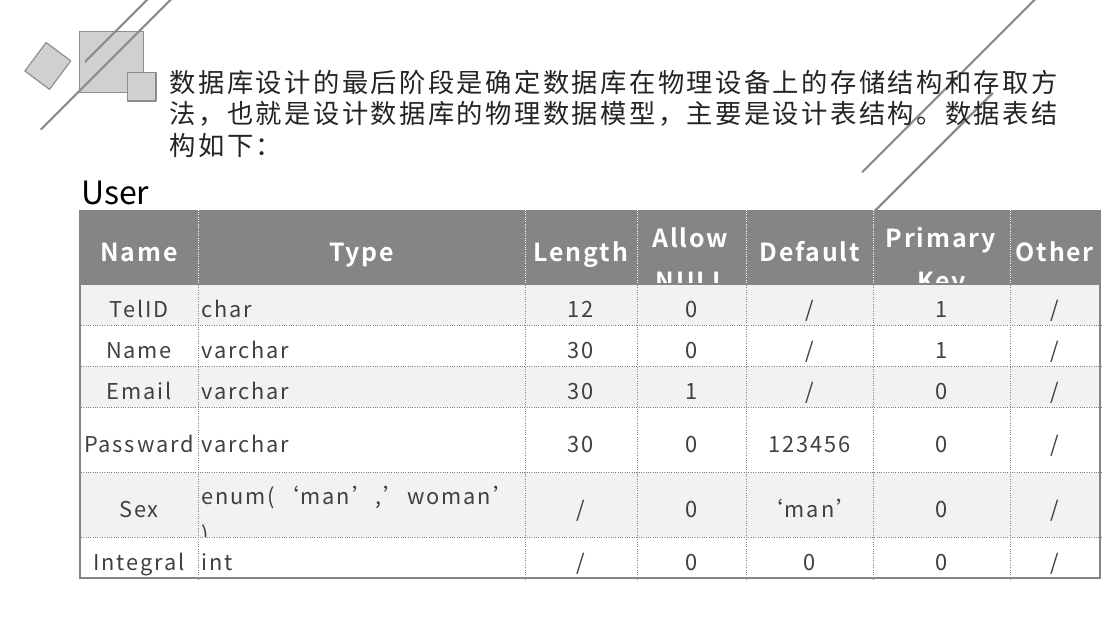
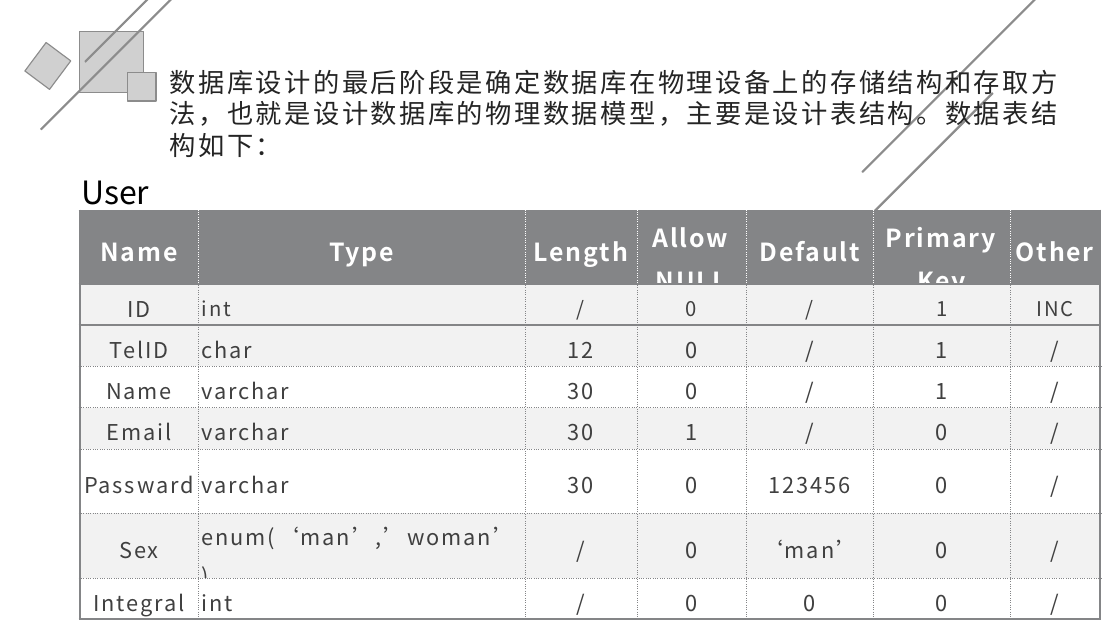
Before and after one commit to xubanxian233/teamProjiect, a slide deck: slide 14 of 文档/TimeMaster_数据库设计答辩.pptx. Drawn at 1120x630 pixels with LibreOffice and Linux fonts; fonts in the diff are those of the drawing; grey boxes stand for pictures. Boxes give left, top, right and bottom in pixels: in the first picture for what was removed or moved away, otherwise in the second. Text is boxed around its words. In the diff, an @@ line names an element or a change of style, - is before the commit and + after.

```diff
--- a/文档/TimeMaster_数据库设计答辩.pptx
+++ b/文档/TimeMaster_数据库设计答辩.pptx
@@ table at [80,211,1099,621] @@
+row 2: ID | int | / | 0 | / | 1 | INC
```
Also in this commit, not shown: 8 other slides changed, 3 slides added, 1 other file.
